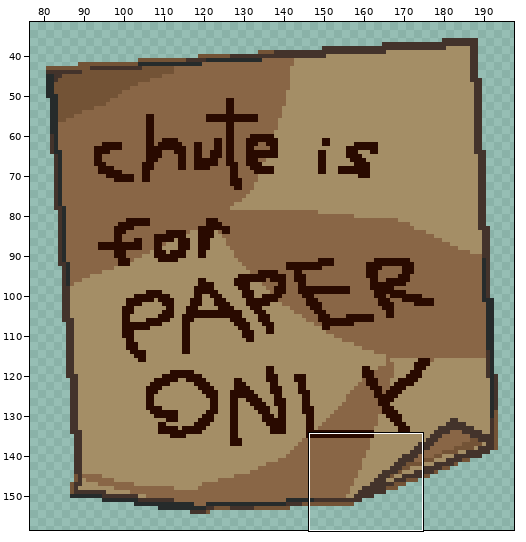
A pixel-art file gets an edit: enviroments/office/notefull.aseprite. The first picture is a wide view before the edit; the outline marks the close-up.
Close-up. The starting point:
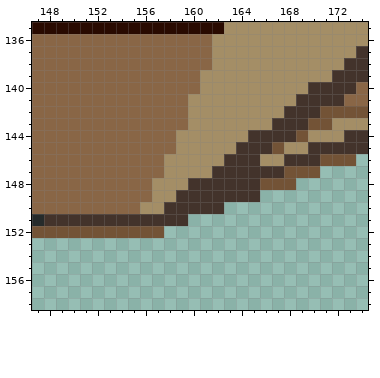
280x210 pixels, 1 frame. Shown: x 147..174, y 135..158. The wide view leaves out empty margins.
New version:
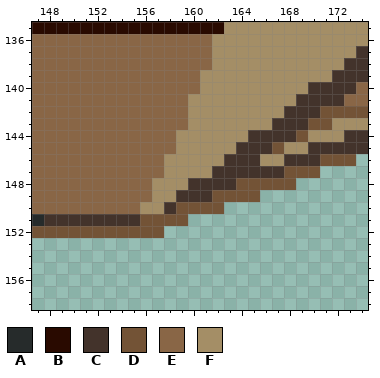
Palette (. is transparent): A #262b2b  B #290a00  C #43332b  D #735336  E #896646  F #a48e66
Difference:
Layer "Layer 1":
y 148: x 164..165 CC -> DD
y 149: x 162..165 CCCC -> DDDD
y 150: x 159..162 CCCC -> DDDD
y 151: x 156..159 CCCC -> DDDD
Boxes around the changes in both close-ups, in picture pixels (x1, y1, x2, y2):
changed: (140, 178, 260, 226)
